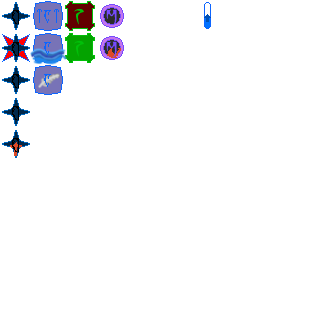
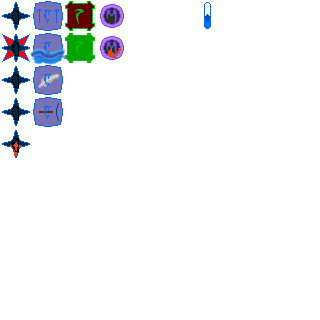
Layer changes from the first 320 × 320 image to the second:
added group "Deflect" with 10 layers in group "Alt" over [33, 97, 63, 127]
added layer "A" (1st of 4, in "Alt" › "Deflect") in group "Deflect" over [44, 106, 51, 119]
added group "Group 2" (1st of 2, in "Alt" › "Deflect") with 4 layers in group "Deflect" over [37, 103, 59, 121]
added layer "Layer 27" in group "Group 2" over [56, 103, 59, 121]
added layer "Layer 25" in group "Group 2" over [39, 111, 53, 113]
added layer "Layer 24" in group "Group 2" over [37, 109, 43, 115]
added group "Group 1" (1st of 3, in "Alt" › "Deflect") with 1 layers in group "Deflect" over [34, 98, 62, 126]
added layer "Layer 9" (1st of 4, in "Alt" › "Deflect" › "Group 1") in group "Group 1" over [34, 98, 62, 126]
added layer "Layer 8" (1st of 4, in "Alt" › "Deflect") in group "Deflect" over [33, 97, 63, 127]
